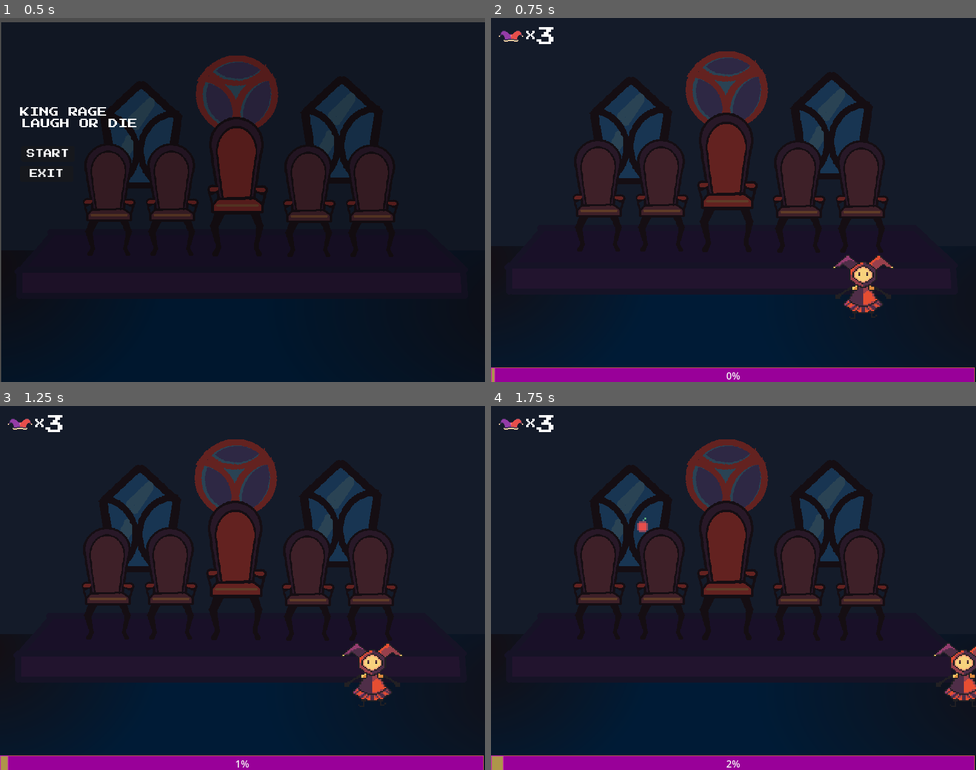
Above: before the commit, frames 1-4 (two rows, left to right).
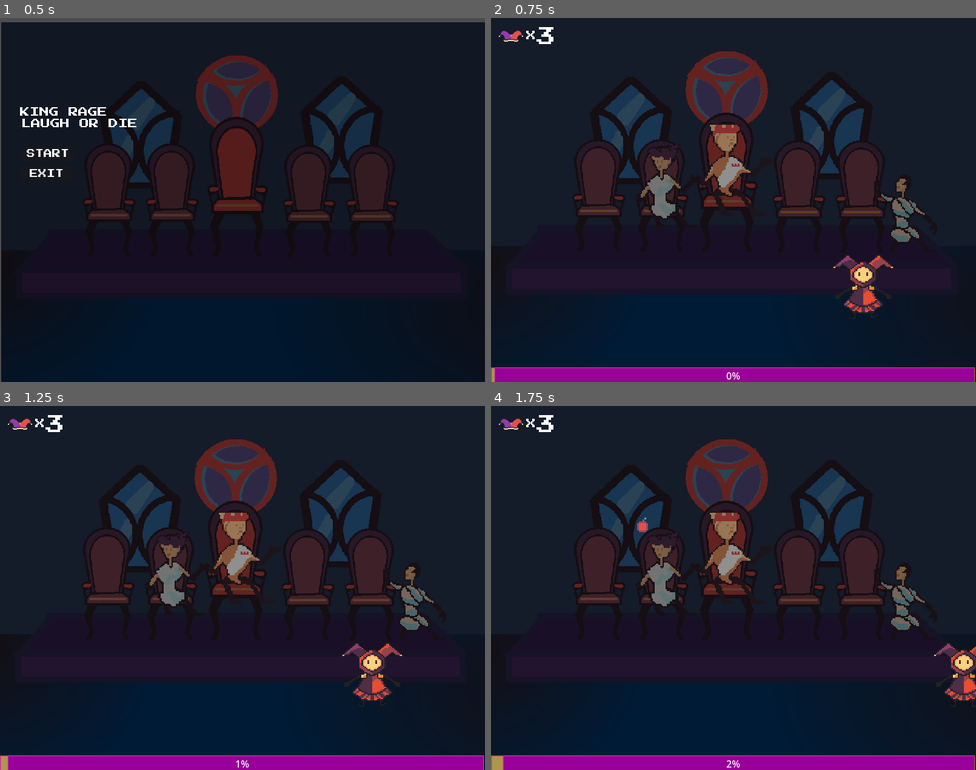
Above: after the commit, the same moments.

Repository: ewa1do/king_rage
Game: Godot game, scene res://menu.tscn
The game is run twice, just before and just after one commit, with the same random seed, the same clock (stepped at 60 frames per second) and the same inputs.
Inputs:
- Up to frame 1 (0.5 s): no input
- Up to frame 2 (0.75 s): click "START" at 0.5 s
- Up to frame 3 (1.25 s): no input
- Up to frame 4 (1.75 s): hold D (move_right) from 1.28 s (still down)

Frame 1 is identical in both runs. In frame 2, 2.3% of the frame differs, in the area x 30-90%, y 29-62%; in frame 3, 2.3%; in frame 4, 2.3%.

Commit message:
agregando corte real

Diff:
--- a/scenes/game.tscn
+++ b/scenes/game.tscn
@@ -1,8 +1,11 @@
-[gd_scene load_steps=11 format=3 uid="uid://c1s8kxjy0gv35"]
+[gd_scene load_steps=14 format=3 uid="uid://c1s8kxjy0gv35"]
 
 [ext_resource type="PackedScene" uid="uid://c5x3kd85d42pe" path="res://scenes/player.tscn" id="1_l0jnm"]
 [ext_resource type="Script" path="res://scenes/game.gd" id="1_vgnq2"]
 [ext_resource type="Texture2D" uid="uid://chh4pqqtqmda3" path="res://assets/textures/Fondo.png" id="2_8dryu"]
+[ext_resource type="Texture2D" uid="uid://cpuuklyt0xn4v" path="res://assets/textures/Rey.png" id="3_khu46"]
+[ext_resource type="Texture2D" uid="uid://dkyskvgv7uytb" path="res://assets/textures/2Cortedelrey.png" id="4_qp062"]
+[ext_resource type="Texture2D" uid="uid://cfv6jqiynhgi8" path="res://assets/textures/Reina.png" id="5_d4orp"]
 [ext_resource type="AudioStream" uid="uid://vcbt3gkdfye5" path="res://assets/audio/test1.wav" id="5_jhk5s"]
 [ext_resource type="PackedScene" uid="uid://dur48t68oukhv" path="res://scenes/tomato_spawner.tscn" id="5_mtvhw"]
 [ext_resource type="PackedScene" uid="uid://c7b5ssd7phc57" path="res://scenes/hud.tscn" id="6_l4j52"]
@@ -52,6 +55,32 @@
 texture = ExtResource("2_8dryu")
 stretch_mode = 2
 
+[node name="Sprite2D" type="Sprite2D" parent="."]
+modulate = Color(0.603922, 0.603922, 0.603922, 1)
+texture_filter = 1
+texture_repeat = 1
+position = Vector2(397, 250)
+scale = Vector2(2.59028, 2.38281)
+texture = ExtResource("3_khu46")
+hframes = 8
+
+[node name="Sprite2D2" type="Sprite2D" parent="."]
+modulate = Color(0.482353, 0.482353, 0.482353, 1)
+texture_filter = 1
+texture_repeat = 1
+position = Vector2(676, 319)
+scale = Vector2(2.30469, 2.09375)
+texture = ExtResource("4_qp062")
+
+[node name="Sprite2D3" type="Sprite2D" parent="."]
+modulate = Color(0.486275, 0.486275, 0.486275, 1)
+texture_filter = 1
+texture_repeat = 2
+position = Vector2(289, 277)
+scale = Vector2(2.27055, 2.125)
+texture = ExtResource("5_d4orp")
+hframes = 7
+
 [node name="Player" parent="." instance=ExtResource("1_l0jnm")]
 position = Vector2(564, 426)
 
Binary file added: assets/textures/2Cortedelrey.png
Not shown, added: assets/textures/2Cortedelrey.png.import
Binary file added: assets/textures/Reina.aseprite
Binary file added: assets/textures/Reina.png
Not shown, added: assets/textures/Reina.png.import
Binary file added: assets/textures/Rey.aseprite
Binary file added: assets/textures/Rey.png
Not shown, added: assets/textures/Rey.png.import
